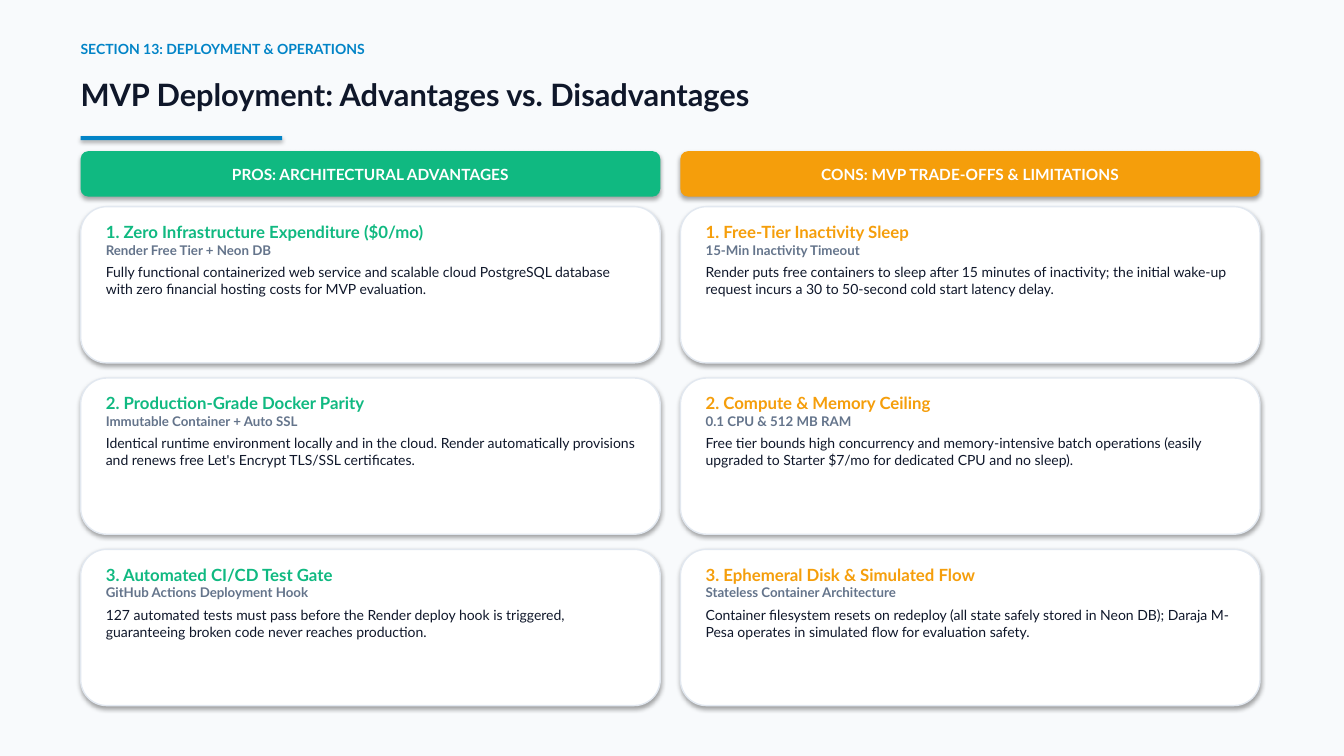
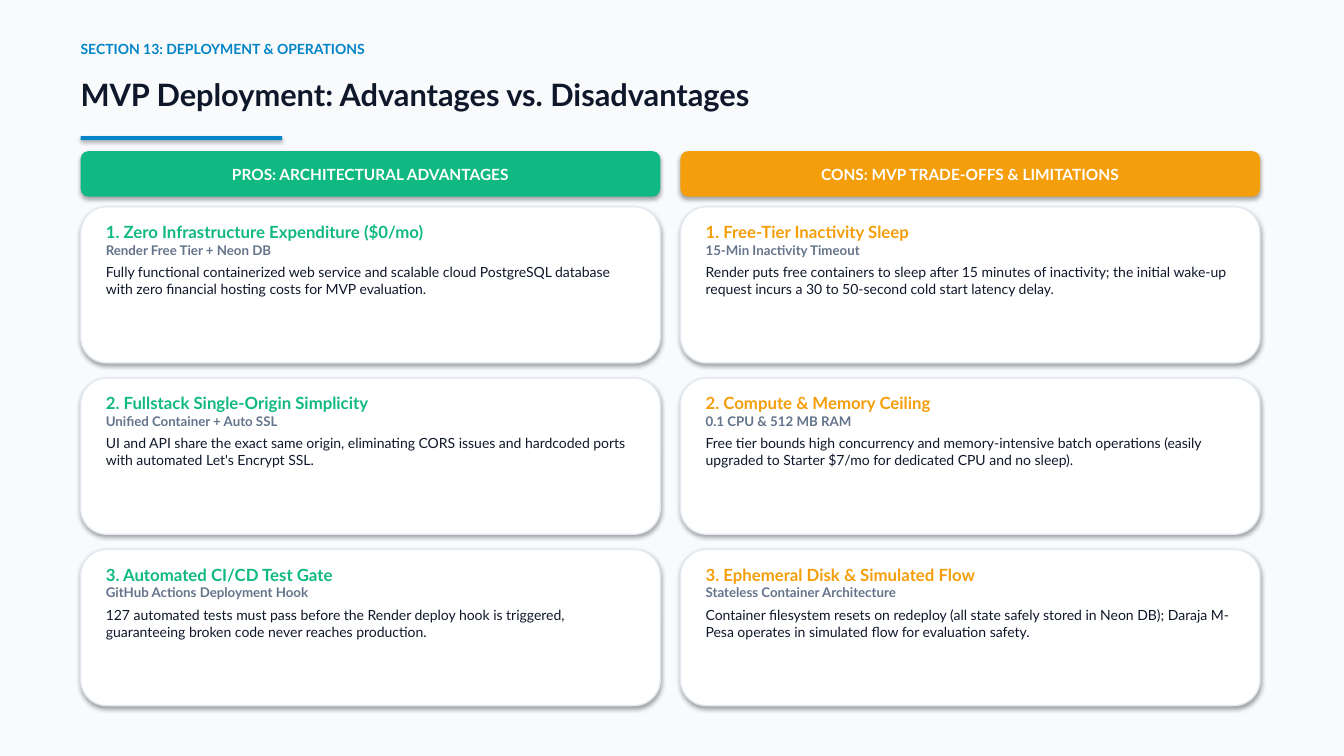
Before and after one commit to lornaarwa/MaktabaBora-Library-Management-System, a slide deck: slide 37 of docs/MaktabaBora_System_Presentation.pptx. Drawn at 1344x756 pixels with LibreOffice and Linux fonts; fonts in the diff are those of the drawing. Boxes give left, top, right and bottom in pixels: in the first picture for what was removed or moved away, otherwise in the second. Text is boxed around its words. In the diff, an @@ line names an element or a change of style, - is before the commit and + after.

Commit message:
docs(presentation): regenerate 40-slide presentation deck with unified fullstack container slides

```diff
--- a/docs/MaktabaBora_System_Presentation.pptx
+++ b/docs/MaktabaBora_System_Presentation.pptx
@@ text at [106, 396, 625, 468]: text changed @@
-2. Production-Grade Docker Parity
-Immutable Container + Auto SSL
-Identical runtime environment locally and in the cloud. Render automatically provisions and renews free Let's Encrypt TLS/SSL certificates.
+2. Fullstack Single-Origin Simplicity
+Unified Container + Auto SSL
+UI and API share the exact same origin, eliminating CORS issues and hardcoded ports with automated Let's Encrypt SSL.
```
Also in this commit, not shown: 2 other slides changed.
